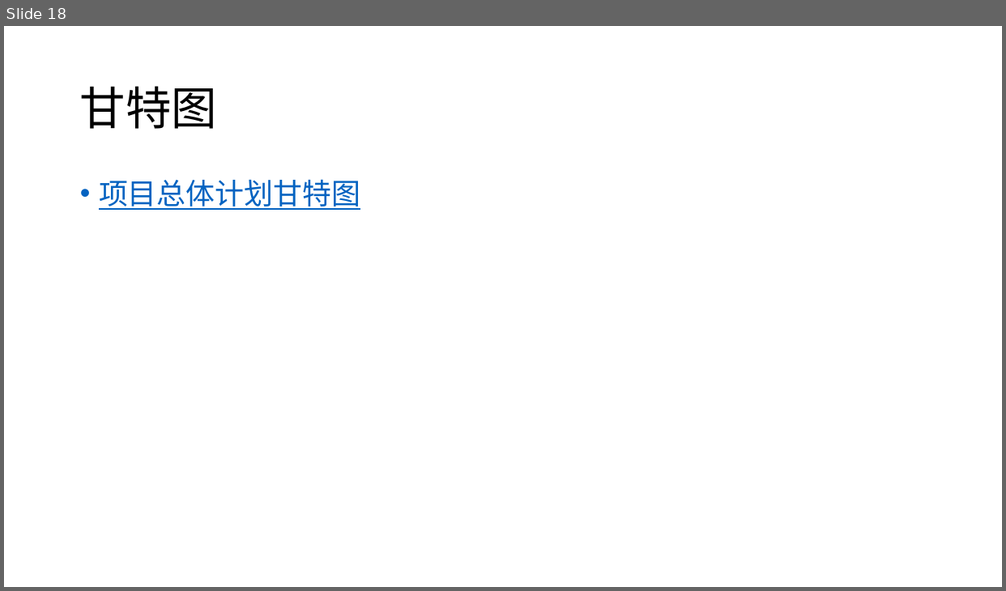
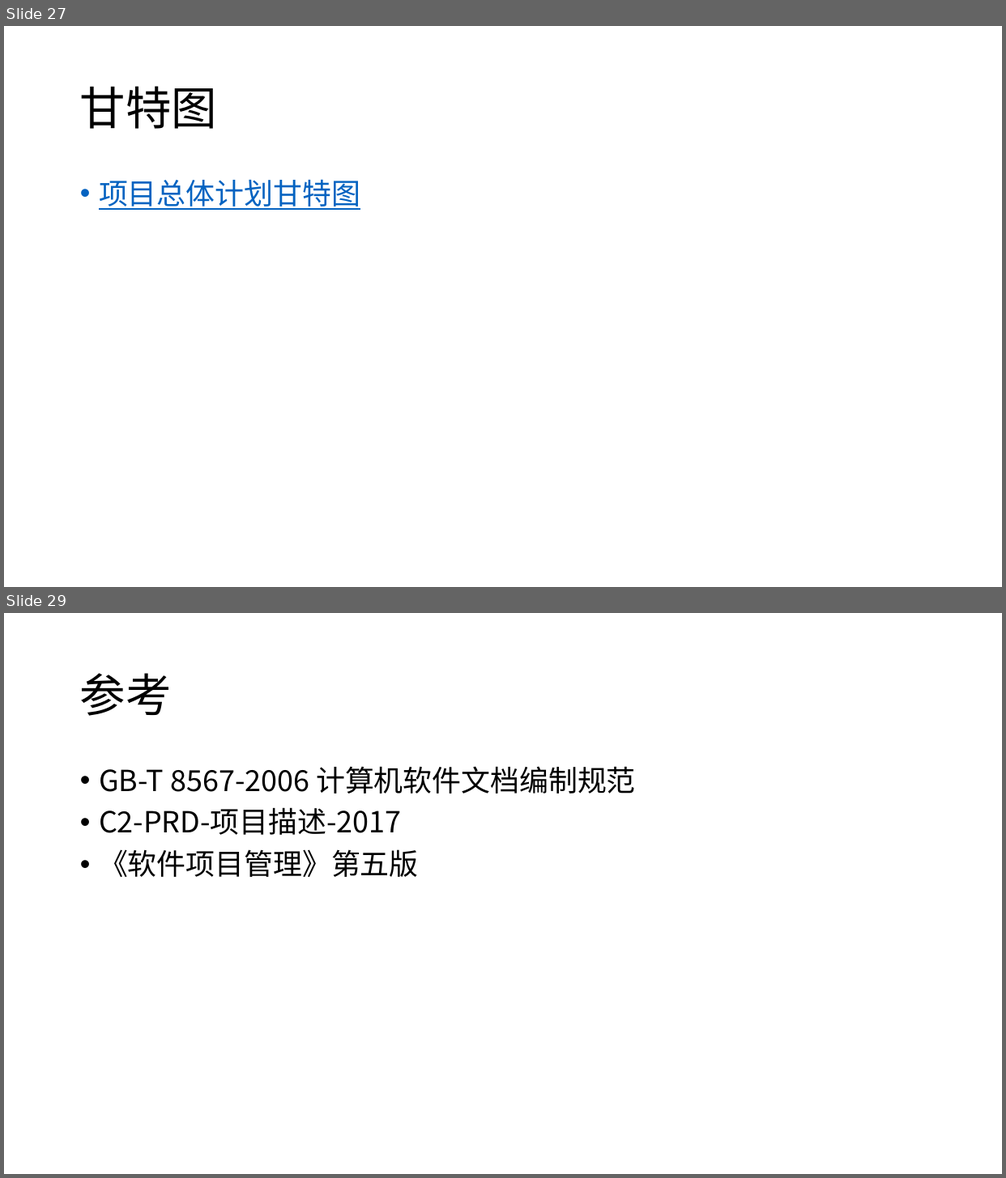
Before and after one commit to twn422/PRD2017, a slide deck: PRD-2017-G24/STW/受控文件/分析设计/项目总体计划/总体项目计划.pptx. Shown one above the other, each under a label of ours: slide 18 before the commit, slides 27 and 29 after it; the slides between them are not shown. The pictures are 1006x591 and 1006x1178 pixels, drawn with LibreOffice and Linux fonts; fonts in the diff are those of the drawing. Boxes give left, top, right and bottom in pixels: in the first picture for what was removed or moved away, otherwise in the second. Text is boxed around its words. In the diff, an @@ line names an element or a change of style, - is before the commit and + after.

Commit message:
总体项目计划正式版

```diff
--- a/PRD-2017-G24/STW/受控文件/分析设计/项目总体计划/总体项目计划.pptx
+++ b/PRD-2017-G24/STW/受控文件/分析设计/项目总体计划/总体项目计划.pptx
@@ slide 29 added at (4, 613, 1002, 1174), background #FFFFFF @@
@@ title added at (80, 673, 172, 716), 44 pt, text #000000 @@
+参考
@@ text added at (99, 766, 636, 877), 28 pt, text #000000 @@
+• GB-T 8567-2006 计算机软件文档编制规范
+• C2-PRD-项目描述-2017
+• 《软件项目管理》第五版
@@ what was slide 18 is now slide 27 @@
```
Also in this commit, not shown: 9 slides changed, 12 other slides added, 1 slide removed, 6 other files.
